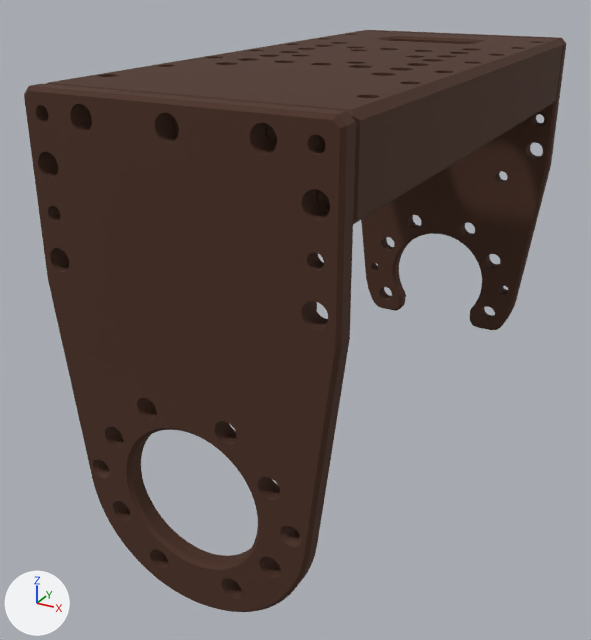
Before and after pictures for a commit that changed the COLLADA model manipulator_description/meshes/JeRoTIMON/id_6.dae.
Rendered twice from a 50 mm camera at (0.0546, -0.1188, 0.0644) aimed at (-0.0065, -0.0076, 0.0088). The axes (+X, +Y, +Z) are drawn at lower left. The lights are the same throughout. Where no turn or scale is listed for an object, it has been applied to the vertices.

The first picture shows 'NX03_B03_HINGE-H-S-FA', 'NX03_B03_HINGE-H-S-FB', 'NX03_B03_HINGE-H-T-7'.
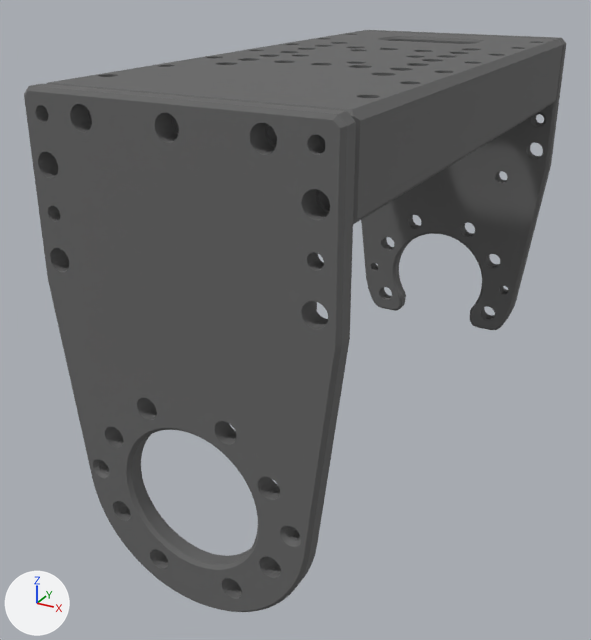
The change in detail:
Material 'ID11' (mat_id11) changes colour from brown #4a2c1d to dark grey #666666; in linear values from (0.0685, 0.0252, 0.0123) to (0.133, 0.133, 0.133).

Changed parts and their boxes (x1, y1, x2, y2) in the pictures (591 x 640 px):
'NX03_B03_HINGE-H-S-FA', recoloured (brown to grey): (24, 84, 356, 612) in both
'NX03_B03_HINGE-H-T-7', recoloured (brown to grey): (47, 31, 563, 224) in both
'NX03_B03_HINGE-H-S-FB', recoloured (brown to grey): (361, 30, 566, 330) in both
